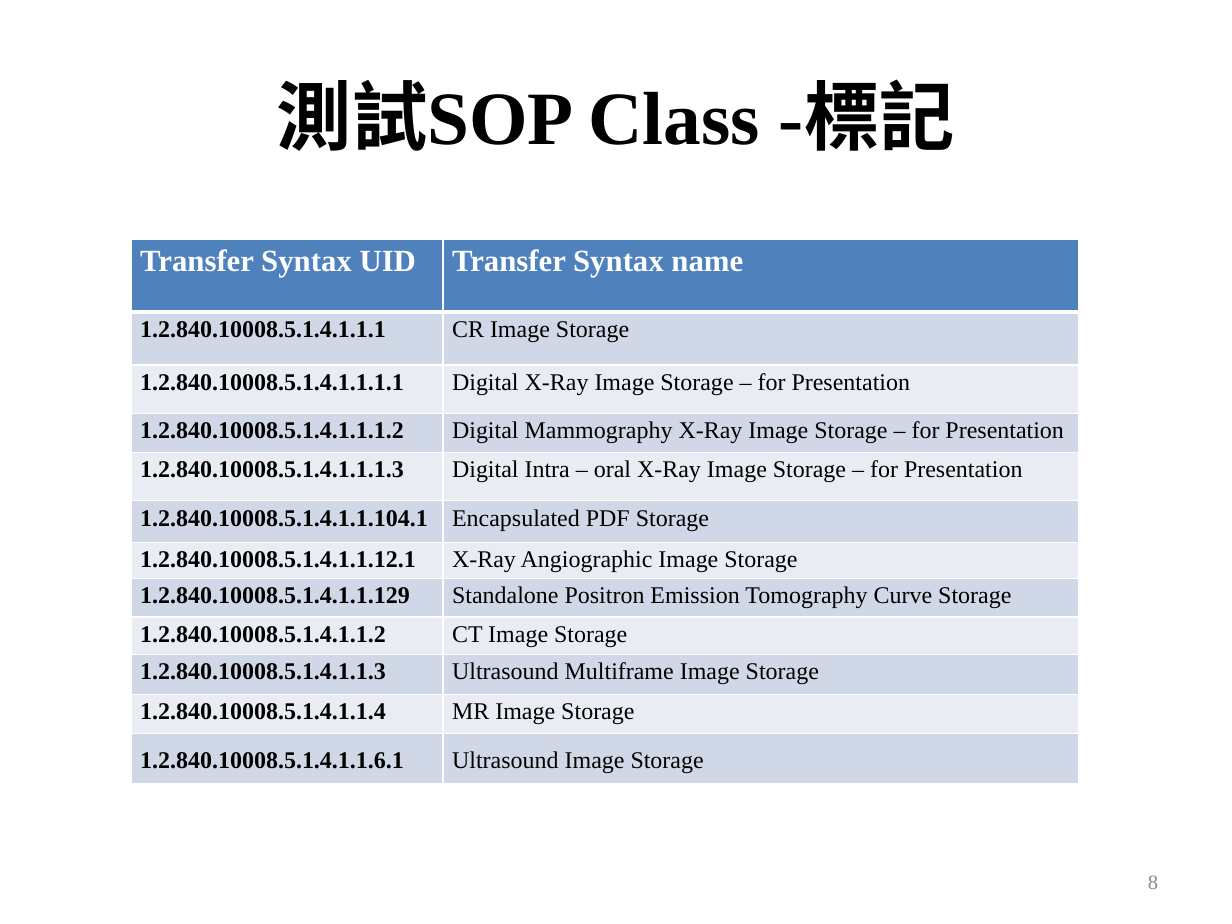
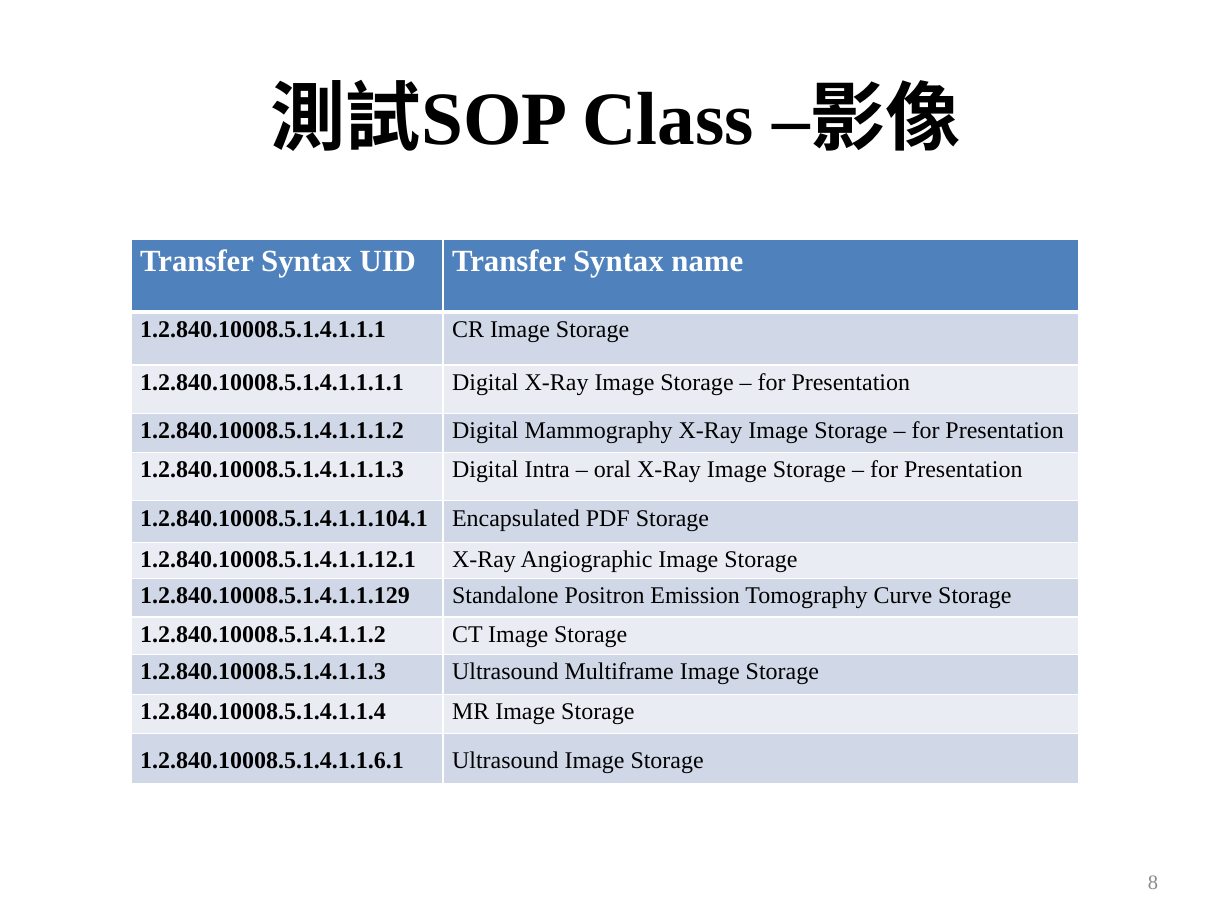
Before and after one commit to mos2718/MITW, a slide deck: slide 8 of 2020/docs/WG4.pptx. Drawn at 1232x924 pixels with LibreOffice and Linux fonts; fonts in the diff are those of the drawing. Boxes give left, top, right and bottom in pixels: in the first picture for what was removed or moved away, otherwise in the second. Text is boxed around its words. In the diff, an @@ line names an element or a change of style, - is before the commit and + after.

```diff
--- a/2020/docs/WG4.pptx
+++ b/2020/docs/WG4.pptx
@@ title at bbox=[271, 80, 962, 151]: text changed @@
-測試SOP Class -標記
+測試SOP Class –影像
```
Also in this commit, not shown: 4 other slides changed.
